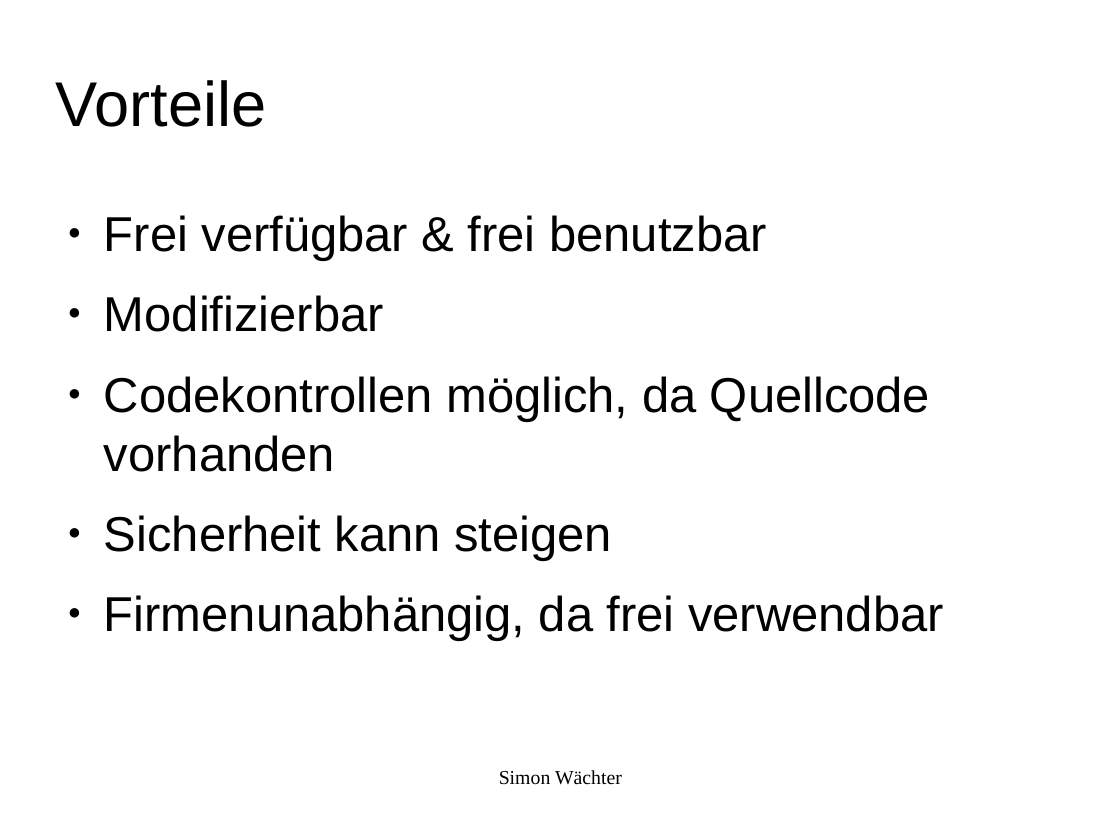
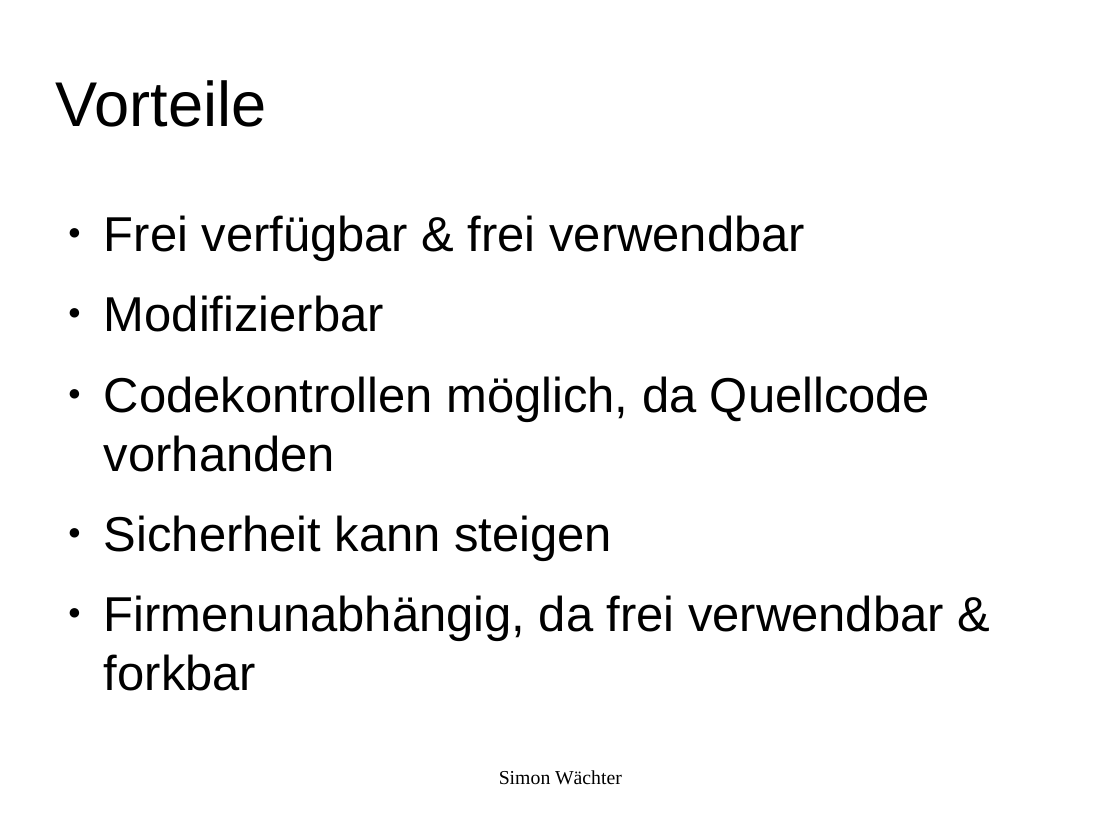
Before and after one commit to swaechter/presentations, a slide deck: slide 12 of 2014_05_10_Ubucon_2014/Freie_Software_Was_ist_das.odp. Drawn at 1120x840 pixels with LibreOffice and Linux fonts; fonts in the diff are those of the drawing; background and template pictures are left out. Boxes give left, top, right and bottom in pixels: in the first picture for what was removed or moved away, otherwise in the second. Text is boxed around its words. In the diff, an @@ line names an element or a change of style, - is before the commit and + after.

```diff
--- a/2014_05_10_Ubucon_2014/Freie_Software_Was_ist_das.odp
+++ b/2014_05_10_Ubucon_2014/Freie_Software_Was_ist_das.odp
@@ text at bbox=[104, 215, 805, 261]: text changed @@
-● Frei verfügbar & frei benutzbar
+● Frei verfügbar & frei verwendbar
@@ text at bbox=[104, 595, 944, 691]: text changed @@
-● Firmenunabhängig, da frei verwendbar
+● Firmenunabhängig, da frei verwendbar & forkbar
```
Also in this commit, not shown: 15 other slides changed, 1 slide added.
